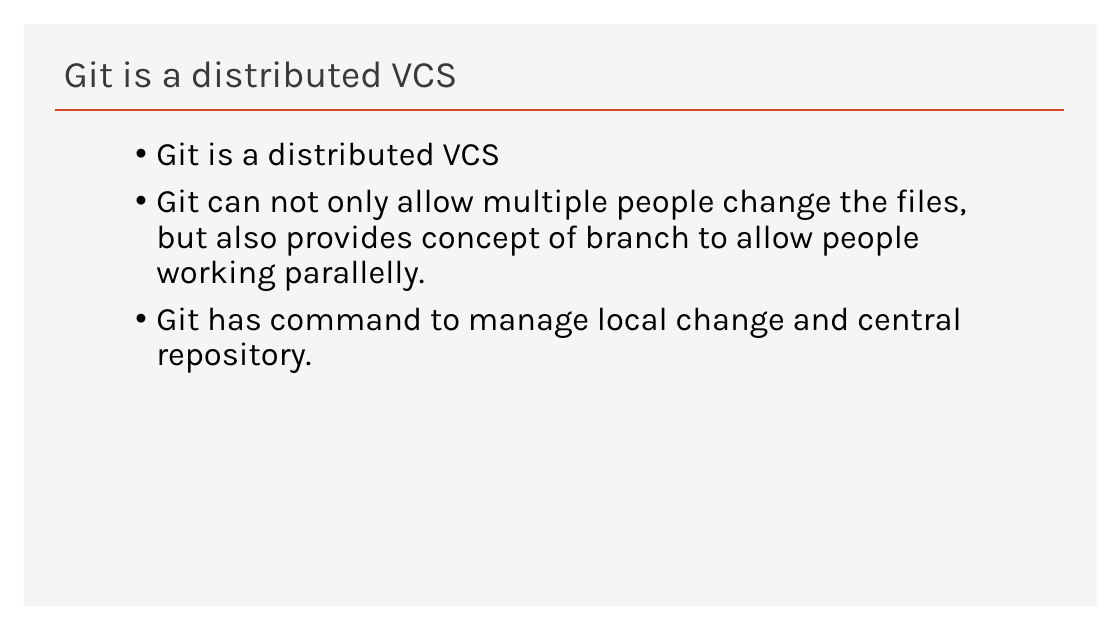
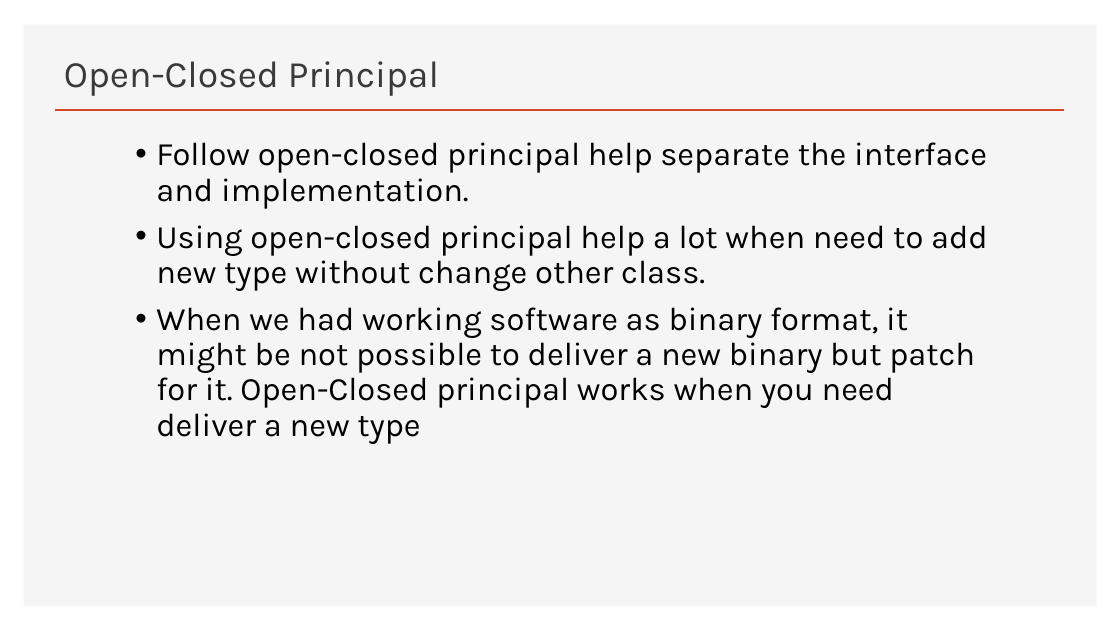
Before and after one commit to billyean/pyEx, a slide deck: slide 3 of sd/module7/BCE_7_1.pptx. Drawn at 1120x630 pixels with LibreOffice and Linux fonts; fonts in the diff are those of the drawing. Boxes give left, top, right and bottom in pixels: in the first picture for what was removed or moved away, otherwise in the second. Text is boxed around its words. In the diff, an @@ line names an element or a change of style, - is before the commit and + after.

```diff
--- a/sd/module7/BCE_7_1.pptx
+++ b/sd/module7/BCE_7_1.pptx
@@ title at box(64, 61, 439, 96): text changed @@
-Git is a distributed VCS
+Open-Closed Principal
@@ text at box(156, 142, 988, 444): text changed @@
-• Git is a distributed VCS
-• Git can not only allow multiple people change the files, but also provides concept of branch to allow people working parallelly.
-• Git has command to manage local change and central repository.
+• Follow open-closed principal help separate the interface and implementation.
+• Using open-closed principal help a lot when need to add new type without change other class.
+• When we had working software as binary format, it might be not possible to deliver a new binary but patch for it. Open-Closed principal works when you need deliver a new type
```
Also in this commit, not shown: 5 slides added, 2 slides removed.
